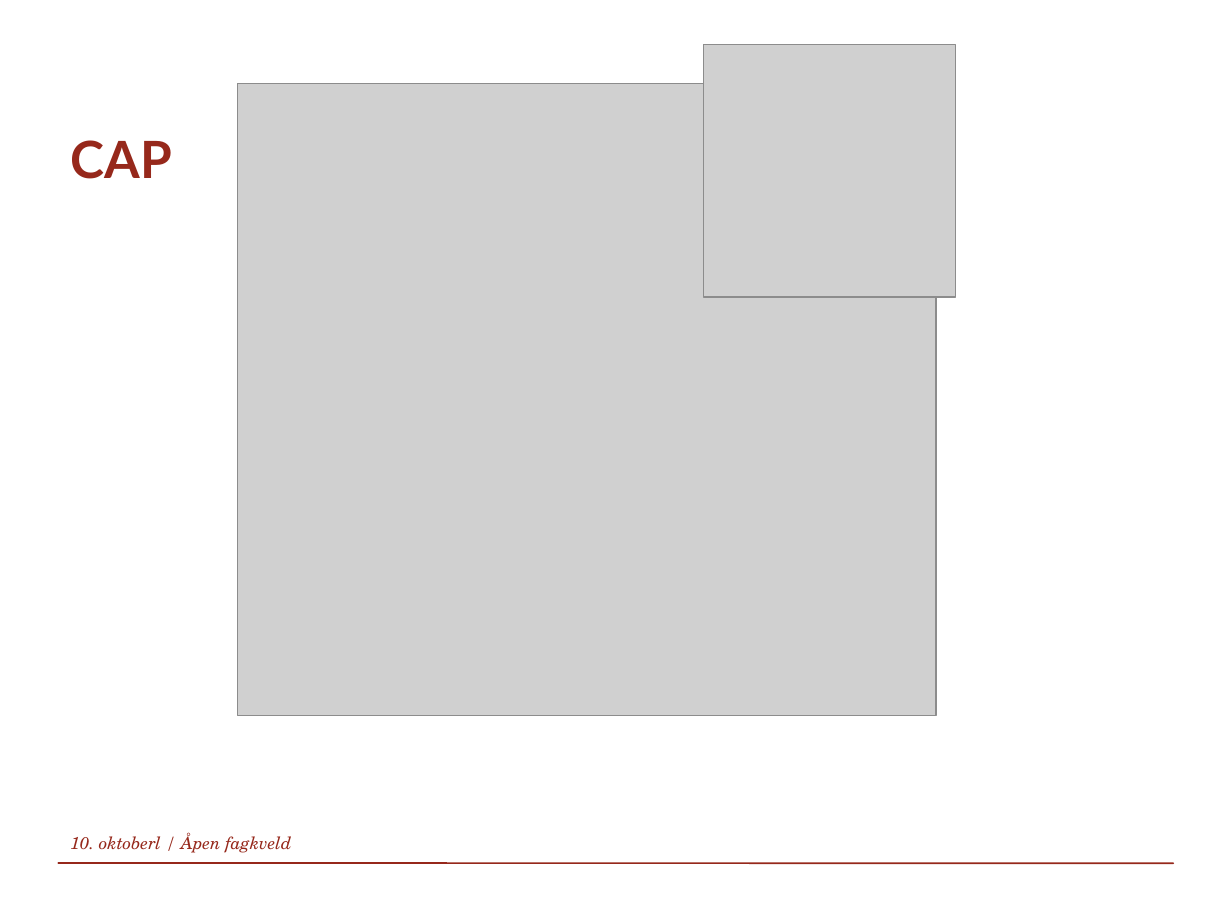
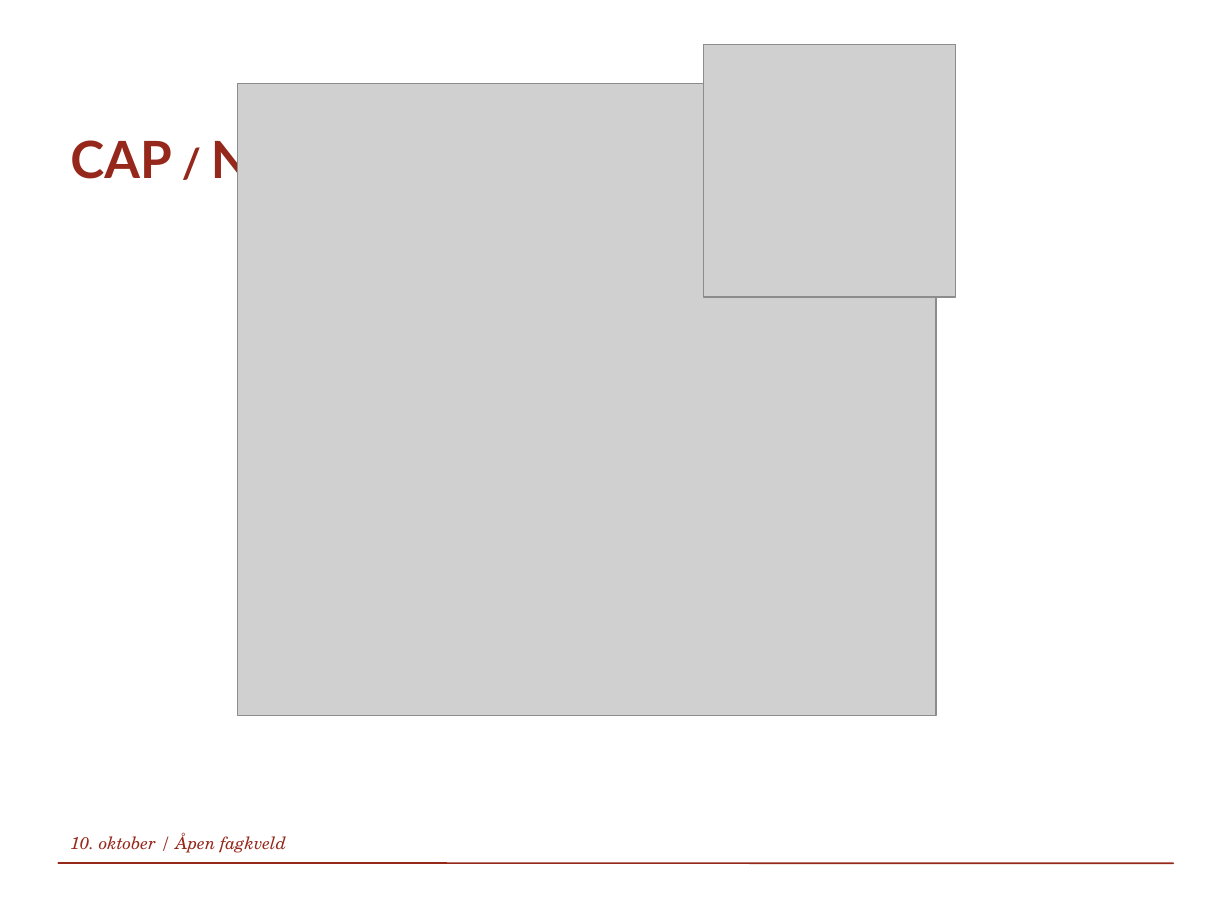
Before and after one commit to mariusin79/FagkveldOktober, a slide deck: slide 10 of Slides/Polyglot persistence.pptx (slide 8 before the commit). Drawn at 1232x924 pixels with LibreOffice and Linux fonts; fonts in the diff are those of the drawing; grey boxes stand for pictures; background and template pictures are left out. Boxes give left, top, right and bottom in pixels: in the first picture for what was removed or moved away, otherwise in the second. Text is boxed around its words. In the diff, an @@ line names an element or a change of style, - is before the commit and + after.

```diff
--- a/Slides/Polyglot persistence.pptx
+++ b/Slides/Polyglot persistence.pptx
@@ title at box(70, 134, 388, 188): text changed @@
-CAP
+CAP / NOSQL
@@ text at box(70, 832, 286, 853): text changed @@
-10. oktoberl / Åpen fagkveld
+10. oktober / Åpen fagkveld
```
Also in this commit, not shown: 24 other slides changed, 2 slides added.
